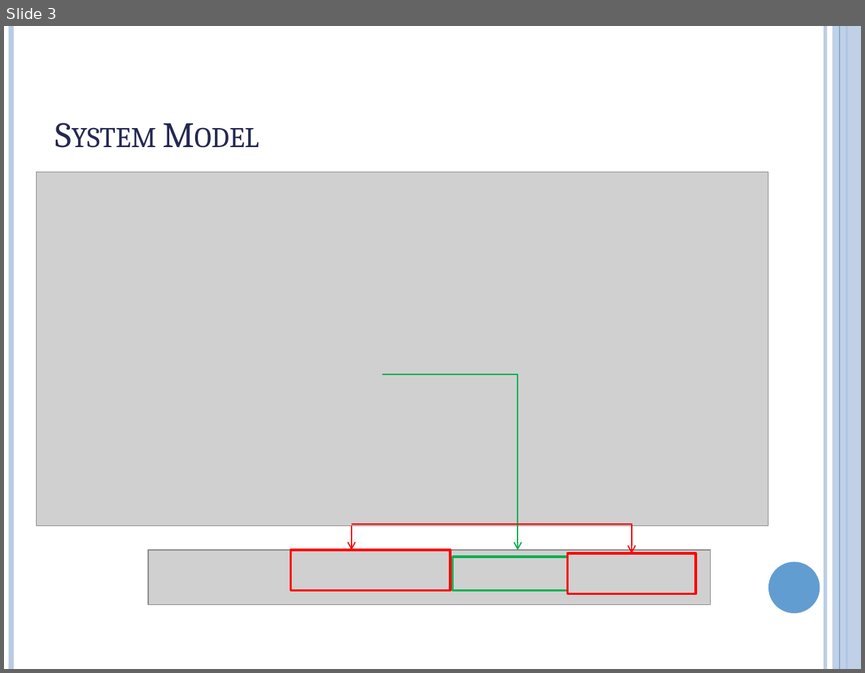
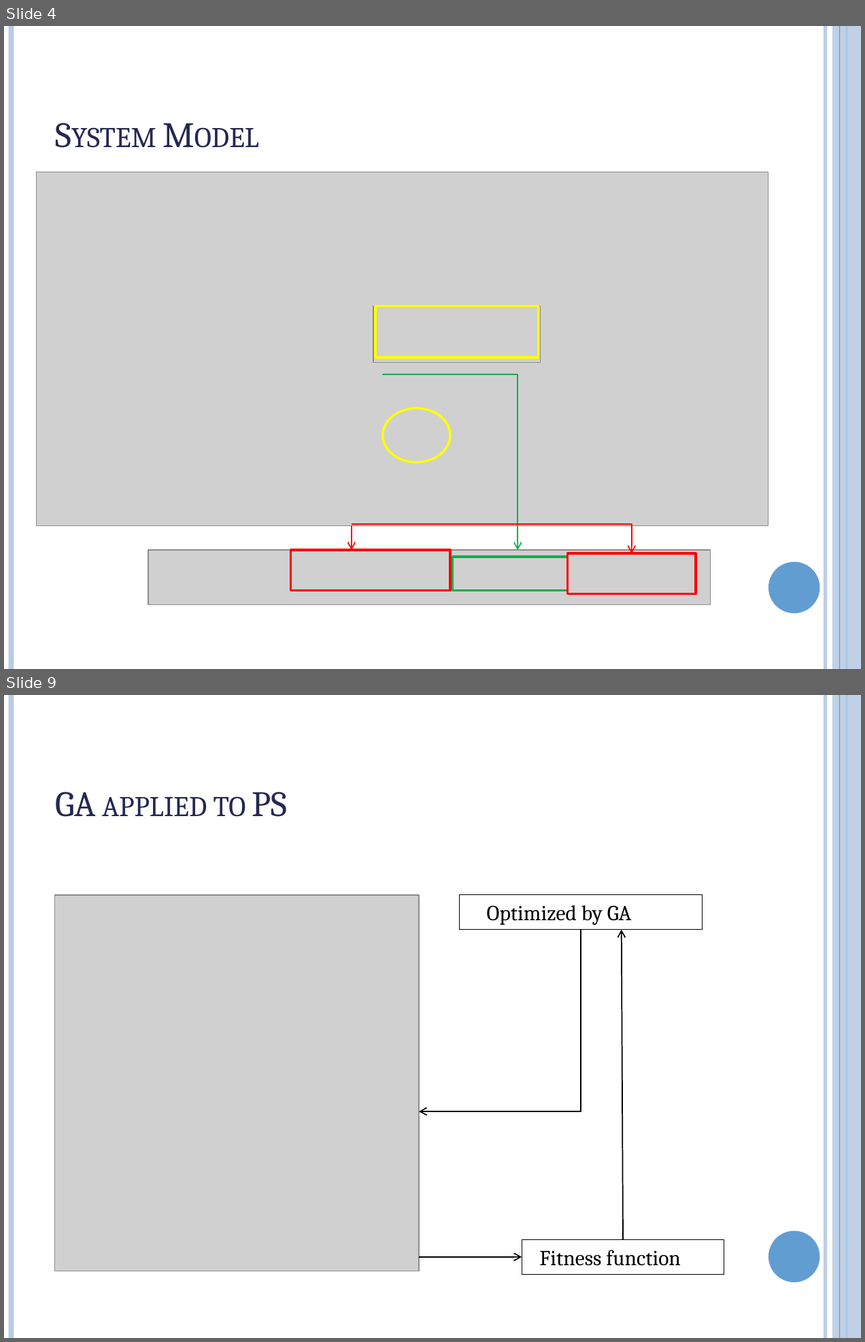
Before and after one commit to hanlinzhushe/SC-FDMA-python, a slide deck: Presentation1.pptx. Shown one above the other, each under a label of ours: slide 3 before the commit, slides 4 and 9 after it; the slides between them are not shown. The pictures are 865x673 and 865x1342 pixels, drawn with LibreOffice and Linux fonts; fonts in the diff are those of the drawing; grey boxes stand for pictures. Boxes give left, top, right and bottom in pixels: in the first picture for what was removed or moved away, otherwise in the second. Text is boxed around its words. In the diff, an @@ line names an element or a change of style, - is before the commit and + after.

```diff
--- a/Presentation1.pptx
+++ b/Presentation1.pptx
@@ slide 9 added at bbox=[4, 695, 861, 1338], background #FFFFFF; not listed: 6 template elements that a slide beside it also shows @@
@@ title added at bbox=[55, 792, 288, 817], 30 pt, text #242852, small capitals @@
+GA applied to PS
@@ picture added at bbox=[54, 895, 419, 1271] @@
@@ rectangle added at bbox=[459, 895, 702, 929], outline #000000 0.75 pt, 18 pt, text #000000 @@
+Optimized by GA
@@ elbow arrow added from (581, 930) to (419, 1111), #000000 1 pt @@
@@ arrow added from (623, 1239) to (621, 930), #000000 1 pt @@
@@ rectangle added at bbox=[521, 1239, 723, 1273], outline #000000 0.75 pt, 18 pt, text #000000 @@
+Fitness function
@@ arrow added from (419, 1256) to (521, 1256), #000000 1 pt @@
@@ what was slide 3 is now slide 4 @@
@@ slide 4 changed as well @@
@@ picture added at bbox=[373, 306, 541, 363] @@
@@ rectangle added at bbox=[376, 306, 538, 358], outline #FFFF00 2 pt @@
@@ ellipse added at bbox=[383, 408, 450, 462], outline #FFFF00 2 pt @@
```
Also in this commit, not shown: 1 other slide changed, 10 other slides added, 1 slide removed, 2 other files.
